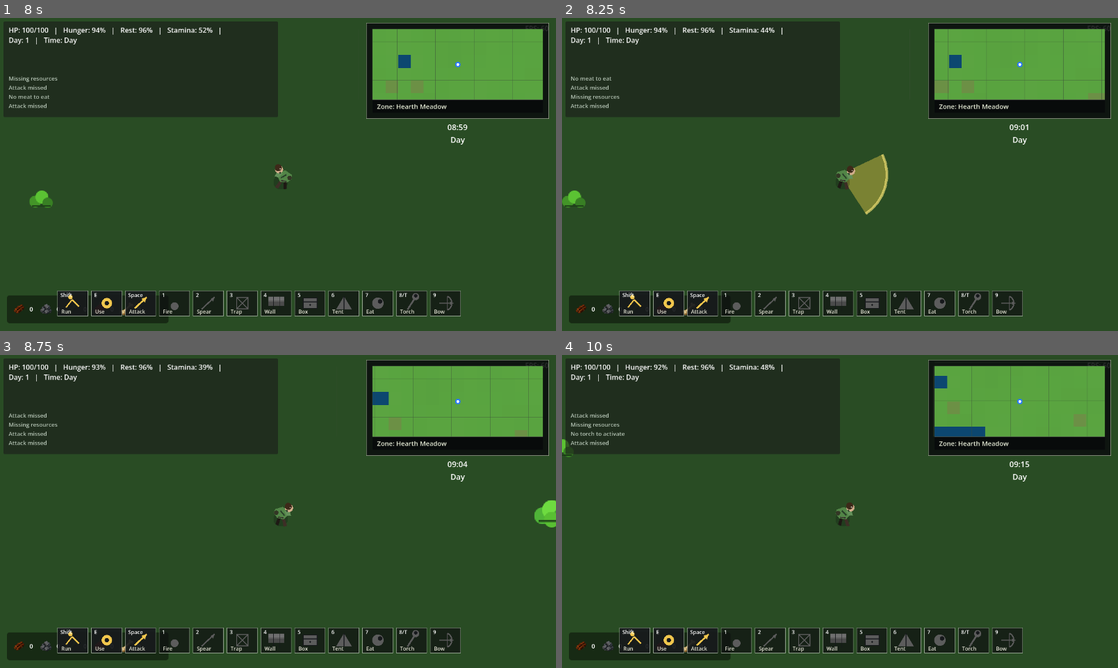
Above: before the commit, frames 1-4 (two rows, left to right).
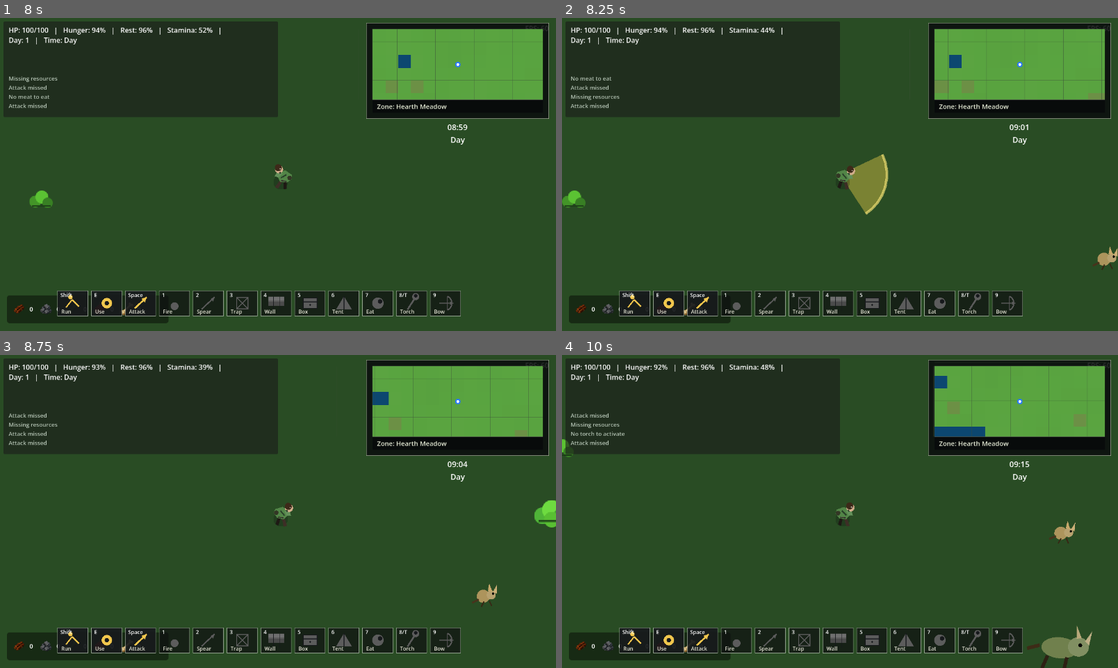
Above: after the commit, the same moments.

Repository: krisstoof/apex-shift-2d
Game: Godot game, scene res://scenes/ui/start_menu.tscn
The game is run twice, just before and just after one commit, with the same random seed, the same clock (stepped at 60 frames per second) and the same inputs.
Inputs (mouse positions are in pixels of both pictures, inside the frame that each line leads up to):
- Up to frame 1 (8 s): click "New Game" at 0.5 s; tap Enter at 1.25, 2.75, 4.25 s; move the mouse to (250, 237) at 1.27 s; hold Shift 1.28-2.03 s; hold W (move_up) 1.28-2.78 s; click (250, 237) at 1.42 s; tap Space at 1.52, 2, 2.27, 3.5, 3.77, 4.52, 5.27, 6.77, 7.52 s; move the mouse to (444, 221) at 2.02 s; tap E at 2.1 s; move the mouse to (111, 127) at 2.77 s; hold A (move_left) 2.78-4.28 s; tap 1 at 2.85 s; move the mouse to (305, 174) at 3.52 s; tap 2 at 3.6 s; click (305, 174) at 3.67 s; move the mouse to (194, 96) at 4.27 s; hold S (move_down) 4.28-5.03 s; tap 3 at 4.35 s; move the mouse to (400, 158) at 5.02 s; hold D (move_right) 5.03-5.78 s; tap 4 at 5.1 s; move the mouse to (166, 190) at 5.77 s; hold W (move_up) 5.78-6.53 s; tap 5 at 5.85 s; click (166, 190) at 5.92 s; move the mouse to (333, 105) at 6.52 s; hold D (move_right) from 6.53 s (still down); tap 6 at 6.6 s; move the mouse to (250, 237) at 7.27 s; tap 7 at 7.35 s
- Up to frame 2 (8.25 s): keep holding D (move_right); move the mouse to (1006, 221) at 8.02 s; tap 8 at 8.1 s; click (1006, 221) at 8.17 s
- Up to frame 3 (8.75 s): keep holding D (move_right); tap Space at 8.27 s
- Up to frame 4 (10 s): move the mouse to (673, 464) at 8.77 s; release D (move_right) at 8.78 s; hold S (move_down) 8.78-9.53 s; tap 9 at 8.85 s; move the mouse to (867, 511) at 9.52 s; hold A (move_left) from 9.53 s (still down); tap T at 9.6 s; tap Space at 9.77 s

Frame 1 is identical in both runs. In frame 2, 0.1% of the frame differs, in the area x 95-100%, y 73-81%; in frame 3, 0.1%; in frame 4, 0.7%, in the area x 83-96%, y 53-100%.

Commit message:
fix/#209 Allow creature spawn candidates to choose biome

Diff:
--- a/scripts/world/world.gd
+++ b/scripts/world/world.gd
@@ -3497,15 +3497,16 @@
 	for _attempt in WORLD_CONFIG.get_resource_spawn_attempts():
 		var offset := Vector2.RIGHT.rotated(small_prey_rng.randf_range(0.0, TAU)) * small_prey_rng.randf_range(spawn_ring.x, spawn_ring.y)
 		var candidate := player_position + offset
-		if not _is_point_in_biome(candidate, biome):
-			_count_creature_spawn_rejection("small_prey", "outside_biome")
+		var candidate_biome_id := _get_spawnable_biome_id_for_candidate(candidate, "small_prey")
+		if candidate_biome_id.is_empty():
 			continue
 		if not _is_valid_small_prey_position(candidate, used_positions, player_position, spawn_ring.x):
 			continue
 		used_positions.append(candidate)
-		_spawn_small_prey_at(candidate, _get_biome_id(biome))
+		_spawn_small_prey_at(candidate, candidate_biome_id)
 		return true
 	var fallback_position := _find_valid_creature_position_in_biome(
+		"small_prey",
 		biome,
 		player_position,
 		used_positions,
@@ -3516,7 +3517,7 @@
 	)
 	if fallback_position != Vector2.INF:
 		used_positions.append(fallback_position)
-		_spawn_small_prey_at(fallback_position, _get_biome_id(biome))
+		_spawn_small_prey_at(fallback_position, _get_biome_id(_get_biome_for_position(fallback_position)))
 		return true
 	var player_limits: Vector2 = WORLD_CONFIG.get_player_limits()
 	for distance_step in 8:
@@ -3527,13 +3528,13 @@
 			var candidate: Vector2 = player_position + Vector2.RIGHT.rotated(angle) * distance
 			candidate.x = clamp(candidate.x, -player_limits.x, player_limits.x)
 			candidate.y = clamp(candidate.y, -player_limits.y, player_limits.y)
-			if not _is_point_in_biome(candidate, biome):
-				_count_creature_spawn_rejection("small_prey", "outside_biome")
+			var candidate_biome_id := _get_spawnable_biome_id_for_candidate(candidate, "small_prey")
+			if candidate_biome_id.is_empty():
 				continue
 			if not _is_valid_small_prey_position(candidate, used_positions, player_position, spawn_ring.x):
 				continue
 			used_positions.append(candidate)
-			_spawn_small_prey_at(candidate, _get_biome_id(biome))
+			_spawn_small_prey_at(candidate, candidate_biome_id)
 			return true
 	return false
 
@@ -3606,6 +3607,31 @@
 	var data := Dictionary(creature_spawn_rejection_debug[creature_kind])
 	data[reason] = int(data.get(reason, 0)) + 1
 	creature_spawn_rejection_debug[creature_kind] = data
+
+
+func _get_spawnable_biome_id_for_candidate(candidate: Vector2, creature_kind: String) -> String:
+	var candidate_biome := _get_biome_for_position(candidate)
+	if candidate_biome.is_empty():
+		_count_creature_spawn_rejection(creature_kind, "outside_biome")
+		return ""
+	var biome_id := _get_biome_id(candidate_biome)
+	if ecosystem_director == null or not ecosystem_director.has_method("get_biome_state"):
+		_count_creature_spawn_rejection(creature_kind, "outside_biome")
+		return ""
+	var biome_state: Dictionary = ecosystem_director.get_biome_state(biome_id)
+	if biome_state.is_empty():
+		_count_creature_spawn_rejection(creature_kind, "outside_biome")
+		return ""
+	match creature_kind:
+		"small_prey":
+			if float(biome_state.get("small_prey_population", 0.0)) <= 0.0:
+				_count_creature_spawn_rejection(creature_kind, "outside_biome")
+				return ""
+		"grazer":
+			if float(biome_state.get("grazer_population", 0.0)) <= 0.0:
+				_count_creature_spawn_rejection(creature_kind, "outside_biome")
+				return ""
+	return biome_id
 
 
 func _get_weighted_biome_for_resource(resource_kind: String) -> Dictionary:
@@ -3641,6 +3667,7 @@
 
 
 func _find_valid_creature_position_in_biome(
+	creature_kind: String,
 	biome: Dictionary,
 	player_position: Vector2,
 	used_positions: Array[Vector2],
@@ -3650,11 +3677,11 @@
 	max_attempts: int = 96
 ) -> Vector2:
 	if biome.is_empty():
-		_count_creature_spawn_rejection("small_prey", "invalid_bounds")
+		_count_creature_spawn_rejection(creature_kind, "invalid_bounds")
 		return Vector2.INF
 	var bounds := _get_biome_bounds(biome).grow(-WORLD_CONFIG.RESOURCE_SPAWN_MARGIN)
 	if bounds.size.x <= 0.0 or bounds.size.y <= 0.0:
-		_count_creature_spawn_rejection("small_prey", "invalid_bounds")
+		_count_creature_spawn_rejection(creature_kind, "invalid_bounds")
 		return Vector2.INF
 	var effective_attempts := maxi(max_attempts, WORLD_CONFIG.get_resource_spawn_attempts())
 	for _attempt in effective_attempts:
@@ -3662,7 +3689,7 @@
 			rng.randf_range(bounds.position.x, bounds.end.x),
 			rng.randf_range(bounds.position.y, bounds.end.y)
 		)
-		if not _is_point_in_biome(candidate, biome):
+		if _get_spawnable_biome_id_for_candidate(candidate, creature_kind).is_empty():
 			continue
 		if not _is_valid_creature_spawn_position(
 			candidate,
@@ -3670,7 +3697,7 @@
 			min_distance,
 			player_position,
 			player_safe_distance,
-			"small_prey"
+			creature_kind
 		):
 			continue
 		return candidate
@@ -3973,13 +4000,13 @@
 			grazer_rng.randf_range(spawn_area.position.x, spawn_area.end.x),
 			grazer_rng.randf_range(spawn_area.position.y, spawn_area.end.y)
 		)
-		if not _is_point_in_biome(candidate, biome):
-			_count_creature_spawn_rejection("grazer", "outside_biome")
+		var candidate_biome_id := _get_spawnable_biome_id_for_candidate(candidate, "grazer")
+		if candidate_biome_id.is_empty():
 			continue
 		if not _is_valid_initial_grazer_position(candidate, used_positions, player_position):
 			continue
 		used_positions.append(candidate)
-		var grazer := _spawn_grazer_at(candidate, _get_biome_id(biome))
+		var grazer := _spawn_grazer_at(candidate, candidate_biome_id)
 		grazer.set("hunger", grazer_rng.randf_range(0.04, 0.22))
 		grazer.set("energy", grazer_rng.randf_range(0.78, 1.0))
 		grazer.set("decision_reason", "initial_map_distribution")
@@ -3992,15 +4019,16 @@
 	for _attempt in WORLD_CONFIG.get_resource_spawn_attempts():
 		var offset := Vector2.RIGHT.rotated(grazer_rng.randf_range(0.0, TAU)) * grazer_rng.randf_range(spawn_ring.x, spawn_ring.y)
 		var candidate := player_position + offset
-		if not _is_point_in_biome(candidate, biome):
-			_count_creature_spawn_rejection("grazer", "outside_biome")
+		var candidate_biome_id := _get_spawnable_biome_id_for_candidate(candidate, "grazer")
+		if candidate_biome_id.is_empty():
 			continue
 		if not _is_valid_grazer_position(candidate, used_positions, player_position, spawn_ring.x):
 			continue
 		used_positions.append(candidate)
-		_spawn_grazer_at(candidate, _get_biome_id(biome))
+		_spawn_grazer_at(candidate, candidate_biome_id)
 		return true
 	var fallback_position := _find_valid_creature_position_in_biome(
+		"grazer",
 		biome,
 		player_position,
 		used_positions,
@@ -4250,6 +4278,7 @@
 	for biome_value in _get_varnak_spawn_biomes():
 		var biome := Dictionary(biome_value)
 		var fallback_position := _find_valid_creature_position_in_biome(
+			"varnak",
 			biome,
 			player_position,
 			used_positions,
Not shown, added: godot.log
